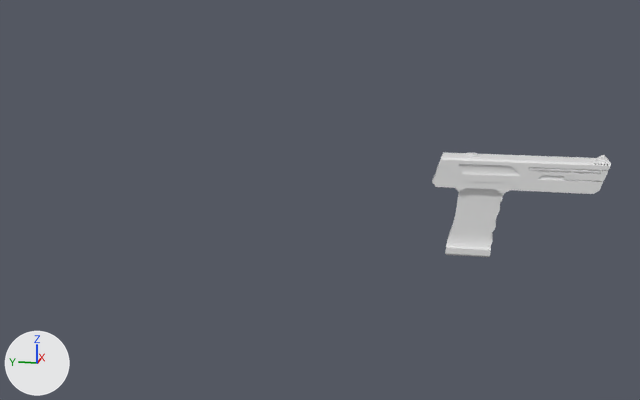
The Blender file Models/pISTOL.blend: old version first, new version second.
The view is the same before and after, from a camera (50 mm lens) standing at (-5.89, -0.12, 1.52) and looking at (0.01, 1.06, 0.04). The lights are fixed; the arrows at lower left show +X, +Y and +Z.
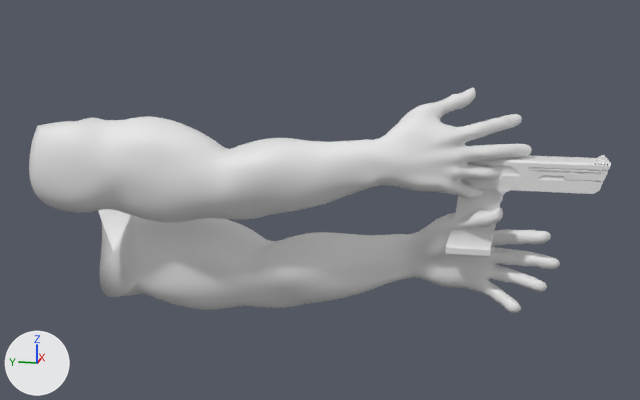
Where the change shows, as pixel boxes [x1, y1, x2, y2] in the pictures (640 x 400 px):
```json
{"object": "FinalBaseMesh.001", "change": "added", "after": [29, 87, 532, 223]}
{"object": "FinalBaseMesh.002", "change": "added", "after": [98, 208, 560, 313]}
```

The change, as JSON lines over the scene's bpy script:
```json
{"op": "add", "block": "mat_default_001", "code": ["mat_default_001 = principled_material('default.001')", "mat_default_001.base_color = (0.8, 0.8, 0.8)  # white #e7e7e7"]}
{"op": "add", "block": "me_finalbasemesh_024", "code": ["me_finalbasemesh_024 = bpy.data.meshes.new('FinalBaseMesh.024')", "me_finalbasemesh_024.from_pydata(...)  # 3302 vertices, 3279 faces; spans x -1.34..2.37, y -2.93..4.87, z -1.16..1.21", "me_finalbasemesh_024.materials.append(mat_default_001)  # white #e7e7e7"]}
{"op": "add", "block": "ob_finalbasemesh_002", "code": ["ob_finalbasemesh_002 = bpy.data.objects.new('FinalBaseMesh.002', me_finalbasemesh_024)", "ob_finalbasemesh_002.location = (0.115, 0.748, -0.412)", "ob_finalbasemesh_002.rotation_euler = (3.142, 0.0, -0.524)  # degrees (180, 0, -30)", "ob_finalbasemesh_002.scale = (-0.415, -0.415, -0.415)"]}
{"op": "add", "block": "ob_finalbasemesh_001", "code": ["ob_finalbasemesh_001 = bpy.data.objects.new('FinalBaseMesh.001', me_finalbasemesh_024.copy())", "ob_finalbasemesh_001.location = (-0.141, 0.926, 0.351)", "ob_finalbasemesh_001.rotation_euler = (0.0, 0.0, 0.524)  # degrees (0, 0, 30)", "ob_finalbasemesh_001.scale = (0.4, 0.4, 0.4)"]}
```
